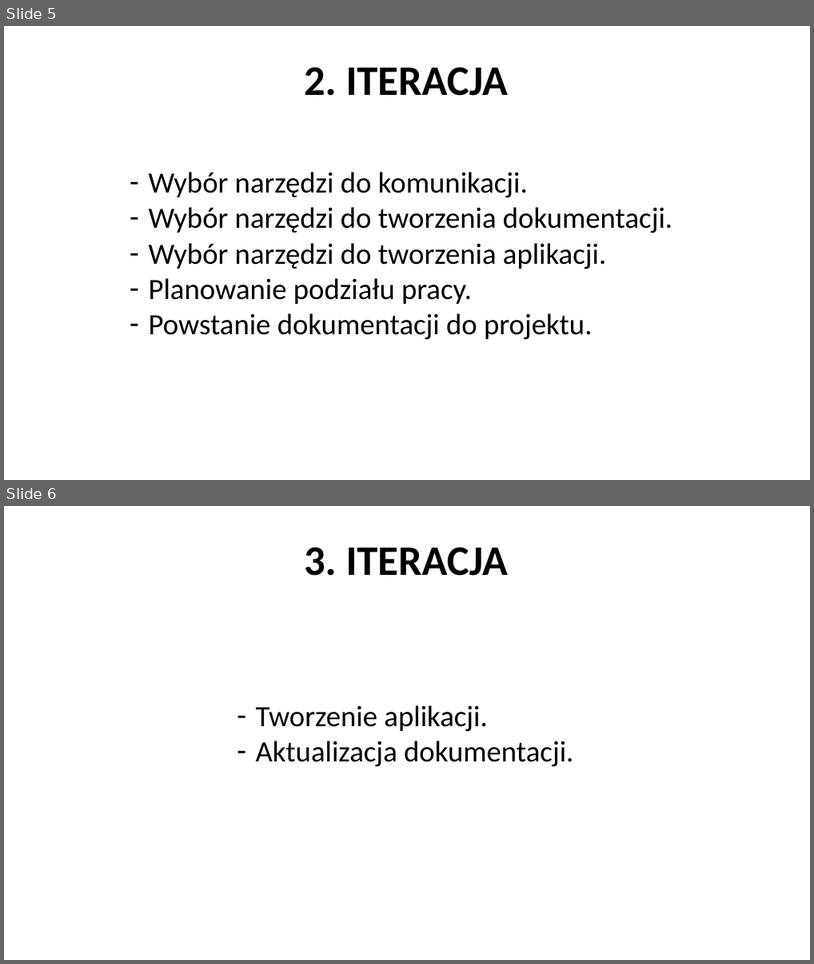
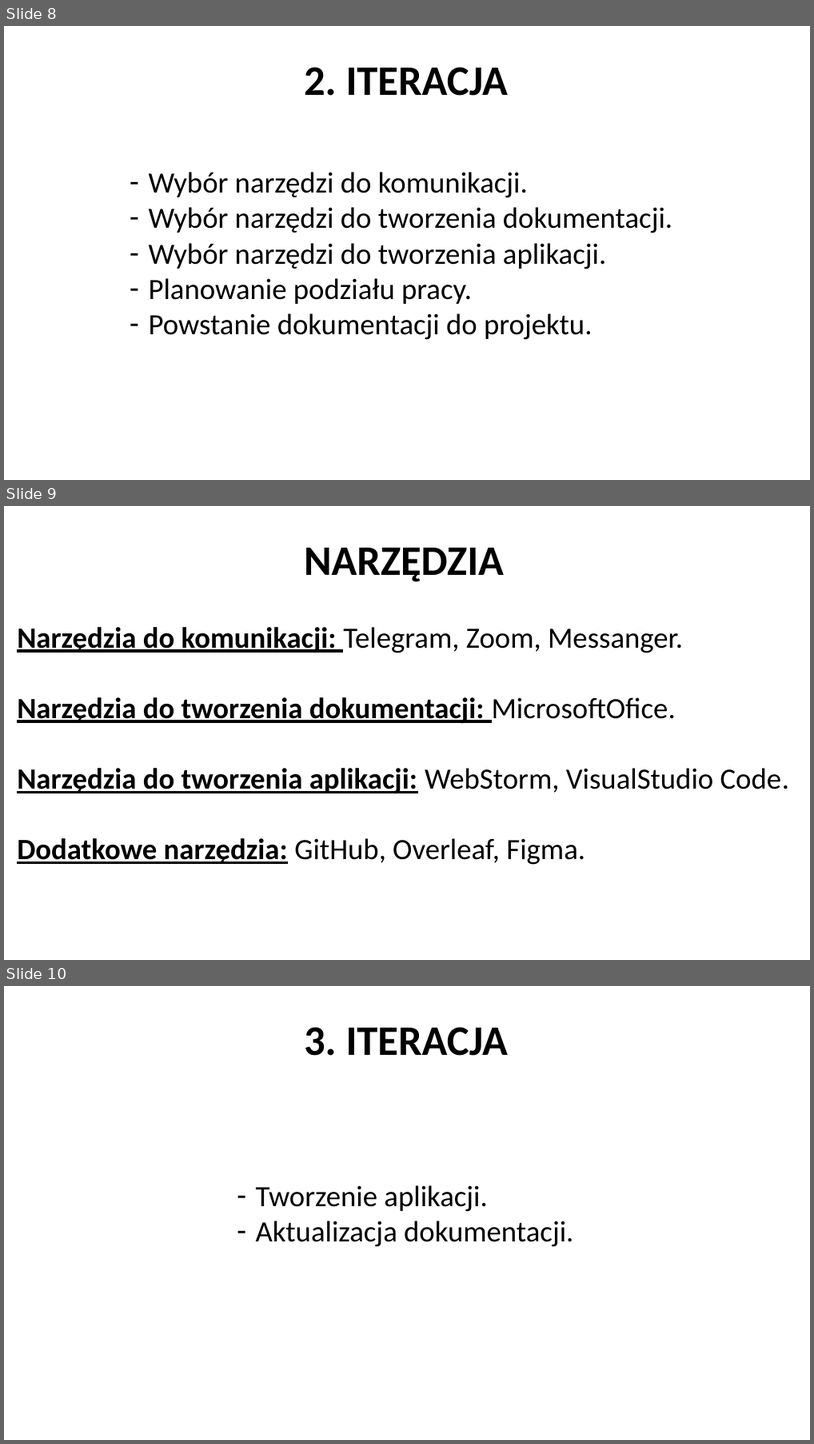
Before and after one commit to ivanprokopets/Team-Project, a slide deck: Documentation/Presentation/Presentation.pptx. Shown one above the other, each under a label of ours: slides 5 and 6 before the commit, slides 8, 9 and 10 after it. The pictures are 814x964 and 814x1444 pixels, drawn with LibreOffice and Linux fonts; fonts in the diff are those of the drawing; background and template pictures are left out. Boxes give left, top, right and bottom in pixels: in the first picture for what was removed or moved away, otherwise in the second. Text is boxed around its words. In the diff, an @@ line names an element or a change of style, - is before the commit and + after.

```diff
--- a/Documentation/Presentation/Presentation.pptx
+++ b/Documentation/Presentation/Presentation.pptx
@@ slide 9 added at [4,506,810,960], background picture (left out) @@
@@ text added at [304,548,504,582], 50 pt, text #000000, bold @@
+NARZĘDZIA
@@ text added at [17,627,790,864], 35 pt, text #000000, bold, underline @@
+Narzędzia do komunikacji: Telegram, Zoom, Messanger.
+Narzędzia do tworzenia dokumentacji: MicrosoftOfice.
+Narzędzia do tworzenia aplikacji: WebStorm, VisualStudio Code.
+Dodatkowe narzędzia: GitHub, Overleaf, Figma.
@@ what was slide 5 is now slide 8 @@
@@ what was slide 6 is now slide 10 @@
```
Also in this commit, not shown: 1 slide changed, 15 other slides added.
